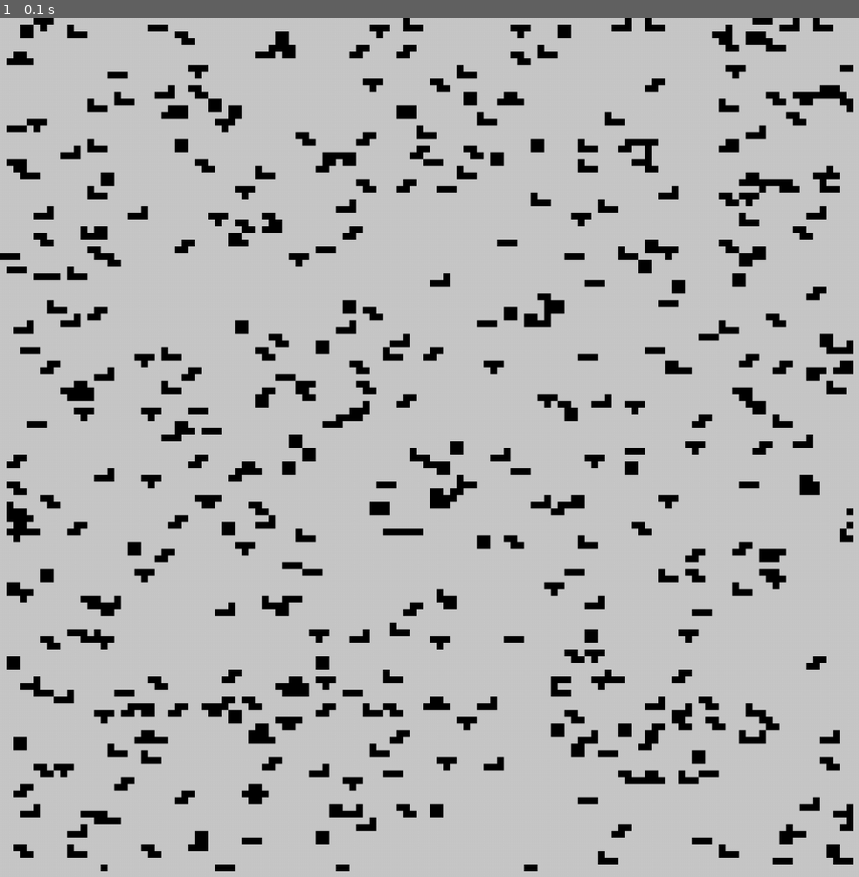
Above: before the commit, frame 1.
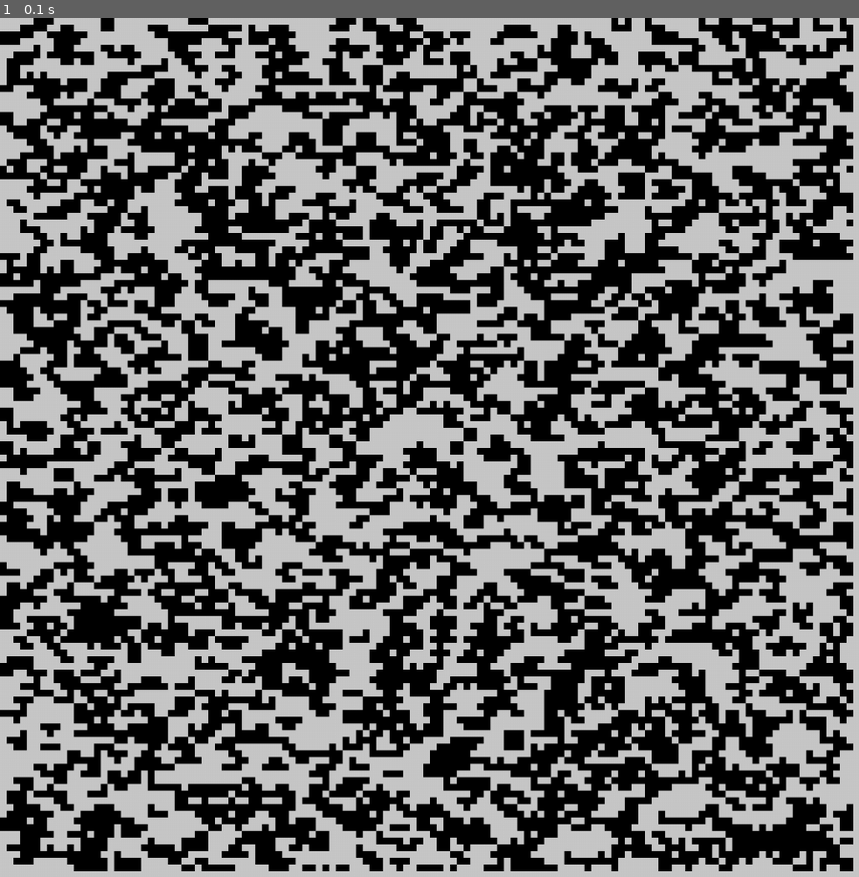
Above: after the commit, the same moment.

Repository: vaibhav02kadam/MP_RBE550
Game: pygame game, started from getting_started/solution/obstacle_field/environment.py
Two runs of this game, one before a commit and one after it. Both use one fixed random seed, a clock stepped at 60 frames per second and the inputs below.
Inputs:
- Up to frame 1 (0.1 s): no input

The runs differ from the first frame. In frame 1, 43% of the frame differs, in the area x 0-100%, y 0-100%.

Commit message:
Occupancy 50 percent

Diff:
--- a/getting_started/solution/obstacle_field/env_utils.py
+++ b/getting_started/solution/obstacle_field/env_utils.py
@@ -13,7 +13,7 @@
 COLOR_BLACK = (0, 0, 0)
 COLOR_WHITE = (200, 200, 200)
 
-obstacle_occupancy_percent = 10
+obstacle_occupancy_percent = 50
 
 # #Tetrominos
 tetro = [
Binary file changed: getting_started/solution/obstacle_field/obstacle_field_50_occupancy.jpg
